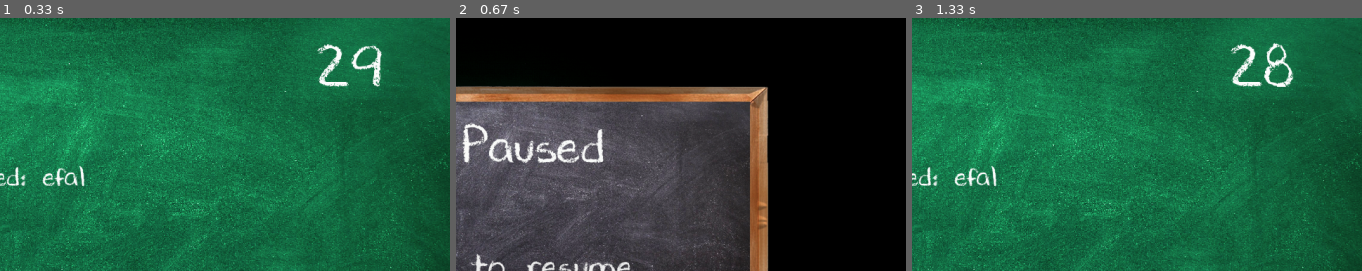
Above: before the commit, frames 1-3 (left to right).
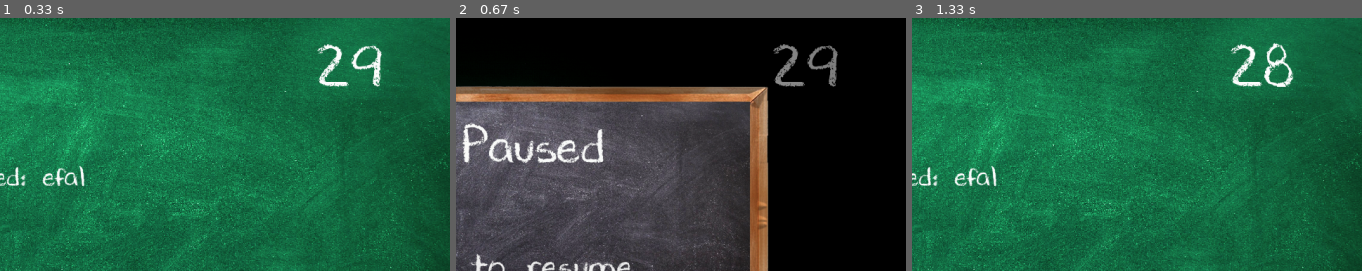
Above: after the commit, the same moments.

Repository: Sid-Cipher/Word-Scramble-Pygame
Game: pygame game, started from main.py
The game is run twice, just before and just after one commit, with the same random seed, the same clock (stepped at 60 frames per second) and the same inputs.
Inputs:
- Up to frame 1 (0.33 s): no input
- Up to frame 2 (0.67 s): hold Esc from 0.33 s (still down)
- Up to frame 3 (1.33 s): release Esc at 0.8 s; hold Esc from 0.88 s (still down)
The pictures show only the part of the screen within x 50-100%, y 0-50%; the shares and areas given below are measured in that part.

Frame 1 is identical in both runs. In frame 2, 0.8% of the frame differs, in the area x 70-85%, y 10-28%; in frame 3, nothing differs.

Commit message:
Commited Sixteenth Set of progress

Diff:
--- a/main.py
+++ b/main.py
@@ -136,6 +136,8 @@
     return scrambled
 
 def pause():
+    global elapsed_time
+    global time_left
     paused = True
     while paused:
         for event in pygame.event.get():
@@ -143,6 +145,8 @@
                 if event.key == pygame.K_ESCAPE:
                     sound_effect_play("unpause_sound")
                     paused = False
+        elapsed_time = (pygame.time.get_ticks() - start_ticks) / 1000
+        time_left = display_timer(screen, start_time, elapsed_time)
         screen.blit(pause_menu, (0, 0))
         pygame.display.flip()
         clock.tick(30)  # Limit the frame rate during pause
@@ -169,9 +173,6 @@
             pygame.mixer.Sound.play(lose_sound)
     except pygame.error as e:
         print(f"Error loading music file. Exception: {e}")
-
-
-
 
 def display_hint(screen, word_to_guess):
     hint_letter = random.choice(word_to_guess)
@@ -225,6 +226,7 @@
             if event.key == pygame.K_RETURN:  # Check if the user presses Enter
                 # Check if the guessed word is correct
                 if user_input.lower() == word_to_guess.lower():
+                    start_ticks = pygame.time.get_ticks()
                     score += 10 if not hint_used else 5
                     current_level = 'medium' if score > 30 else "hard" if score > 60 else "easy"
                     word_to_guess = random.choice(words[current_level])
@@ -264,7 +266,6 @@
     # Call the timer function
     time_left = display_timer(screen, start_time, elapsed_time)
 
-
     # End the game when the timer reaches zero
     if time_left <= 0:
         running = False
@@ -272,11 +273,8 @@
         game_over(screen, score)
         print("Time's up!")  #prints in console
 
-
-
     # Cap the frame rate
     clock.tick(30)  # 30 FPS
-
 
     #Drawing the textures
     screen.blit(hint_button,(28, 578))
--- a/test2.py
+++ b/test2.py
@@ -1,107 +1,116 @@
+# Importing necessary libraries
 import pygame
+import random
+import time
 
-# Fixes and improvements for the provided Word Scramble game.
+# Initializing pygame
+pygame.init()
 
-# Initialize Pygame and screen
-pygame.init()
-screen = pygame.display.set_mode((800, 600))
+# Screen dimensions
+WIDTH, HEIGHT = 800, 600
+screen = pygame.display.set_mode((WIDTH, HEIGHT))
 pygame.display.set_caption("Word Scramble Game")
 
-# Asset Paths (use placeholders if assets aren't available)
-background_image_path = "/mnt/data/background.png"
-hint_button_image_path = "/mnt/data/hint_button.png"
-pause_button_image_path = "/mnt/data/pause_button.png"
-background_music_path = "/mnt/data/background_music.mp3"
-hint_sound_path = "/mnt/data/hint_sound.mp3"
+# Colors
+WHITE = (255, 255, 255)
+BLACK = (0, 0, 0)
+GREEN = (0, 255, 0)
+RED = (255, 0, 0)
 
-# Colors and Fonts
-white = (255, 255, 255)
-black = (0, 0, 0)
-font = pygame.font.Font(None, 36)
+# Fonts
+font_large = pygame.font.Font(None, 74)
+font_small = pygame.font.Font(None, 36)
 
-# Load and Handle Missing Assets
-def safe_load_image(path, fallback_color=(200, 200, 200)):
-    try:
-        return pygame.image.load(path).convert_alpha()
-    except pygame.error:
-        return pygame.Surface((100, 50)).fill(fallback_color)
+# Game clock
+clock = pygame.time.Clock()
+FPS = 30
 
-def safe_load_sound(path):
-    try:
-        return pygame.mixer.Sound(path)
-    except pygame.error:
-        return None
+# Word bank and levels
+word_bank = {
+    1: ["cat", "dog", "bat", "rat", "hat"],
+    2: ["apple", "grape", "peach", "mango", "berry"],
+    3: ["python", "gaming", "jumble", "widget", "planet"]
+}
 
-background_image = safe_load_image(background_image_path)
-hint_button_image = safe_load_image(hint_button_image_path)
-pause_button_image = safe_load_image(pause_button_image_path)
-hint_sound = safe_load_sound(hint_sound_path)
+# Global variables
+current_level = 1
+scrambled_word = ""
+original_word = ""
+user_input = ""
+start_time = 0
+timer_limit = 20
 
-# Placeholder music loading
-try:
-    pygame.mixer.music.load(background_music_path)
-except pygame.error:
-    pass  # Skip if music isn't available
 
-# Helper to draw centered text
-def draw_text_centered(surface, text, font, color, x, y):
-    text_surface = font.render(text, True, color)
-    text_rect = text_surface.get_rect(center=(x, y))
-    surface.blit(text_surface, text_rect)
+def scramble_word(word):
+    """Scrambles the letters of a word."""
+    word = list(word)
+    random.shuffle(word)
+    return ''.join(word)
 
-# Game Variables
-clock = pygame.time.Clock()
+
+def display_text(text, font, color, x, y, center=True):
+    """Displays text on the screen."""
+    render = font.render(text, True, color)
+    rect = render.get_rect()
+    if center:
+        rect.center = (x, y)
+    else:
+        rect.topleft = (x, y)
+    screen.blit(render, rect)
+
+
+def get_new_word(level):
+    """Fetches a new word and scrambles it."""
+    global scrambled_word, original_word, start_time
+    original_word = random.choice(word_bank[level])
+    scrambled_word = scramble_word(original_word)
+    start_time = time.time()
+
+
+# Initialize the first word
+get_new_word(current_level)
+
+# Main game loop
 running = True
-paused = False
-score = 0
-level = 1
-scrambled_word = "PYTHON"
-user_guess = ""
-start_ticks = pygame.time.get_ticks()
+while running:
+    screen.fill(WHITE)
+    elapsed_time = time.time() - start_time
+    remaining_time = max(0, int(timer_limit - elapsed_time))
 
-# Main Game Loop
-while running:
-    screen.fill(black)
-    screen.blit(background_image, (0, 0))
-
-    # Check Events
+    # Event handling
     for event in pygame.event.get():
         if event.type == pygame.QUIT:
             running = False
         elif event.type == pygame.KEYDOWN:
-            if event.key == pygame.K_ESCAPE:
-                paused = not paused
-            elif event.key == pygame.K_BACKSPACE:
-                user_guess = user_guess[:-1]
-            elif event.key == pygame.K_RETURN and not paused:
-                if user_guess == "PYTHON":  # Correct word for testing
-                    score += 1
-                    level += 1
-                    scrambled_word = "WINNER"
-                user_guess = ""
+            if event.key == pygame.K_BACKSPACE:
+                user_input = user_input[:-1]
+            elif event.key == pygame.K_RETURN:
+                if user_input.lower() == original_word:
+                    user_input = ""
+                    current_level += 1 if current_level < len(word_bank) else 0
+                    get_new_word(current_level)
+                else:
+                    user_input = ""
             else:
-                user_guess += event.unicode
+                user_input += event.unicode
 
-    # Game Logic
-    elapsed_seconds = (pygame.time.get_ticks() - start_ticks) // 1000
-    if paused:
-        pygame.mixer.music.pause()
-    else:
-        pygame.mixer.music.unpause()
+    # Check if time is up
+    if remaining_time == 0:
+        display_text("Time's up! Game Over!", font_large, RED, WIDTH // 2, HEIGHT // 2)
+        pygame.display.flip()
+        pygame.time.delay(2000)
+        running = False
+        continue
 
-    # Draw Game Elements
-    draw_text_centered(screen, f"Score: {score}", font, white, 400, 50)
-    draw_text_centered(screen, f"Level: {level}", font, white, 400, 100)
-    draw_text_centered(screen, scrambled_word, font, white, 400, 200)
-    draw_text_centered(screen, user_guess, font, white, 400, 300)
-    draw_text_centered(screen, f"Time: {elapsed_seconds}s", font, white, 400, 400)
+    # Display scrambled word, user input, level, and timer
+    display_text(f"Level: {current_level}", font_small, BLACK, 10, 10, center=False)
+    display_text(f"Time Left: {remaining_time}s", font_small, BLACK, WIDTH - 150, 10, center=False)
+    display_text(scrambled_word, font_large, BLACK, WIDTH // 2, HEIGHT // 3)
+    display_text(user_input, font_large, GREEN, WIDTH // 2, HEIGHT // 2)
 
-    # Draw Buttons
-    screen.blit(hint_button_image, (50, 500))
-    screen.blit(pause_button_image, (700, 500))
+    # Update the screen
+    pygame.display.flip()
+    clock.tick(FPS)
 
-    # Refresh Screen
-    pygame.display.flip()
-    clock.tick(30)
-
+# Quit pygame
 pygame.quit()
